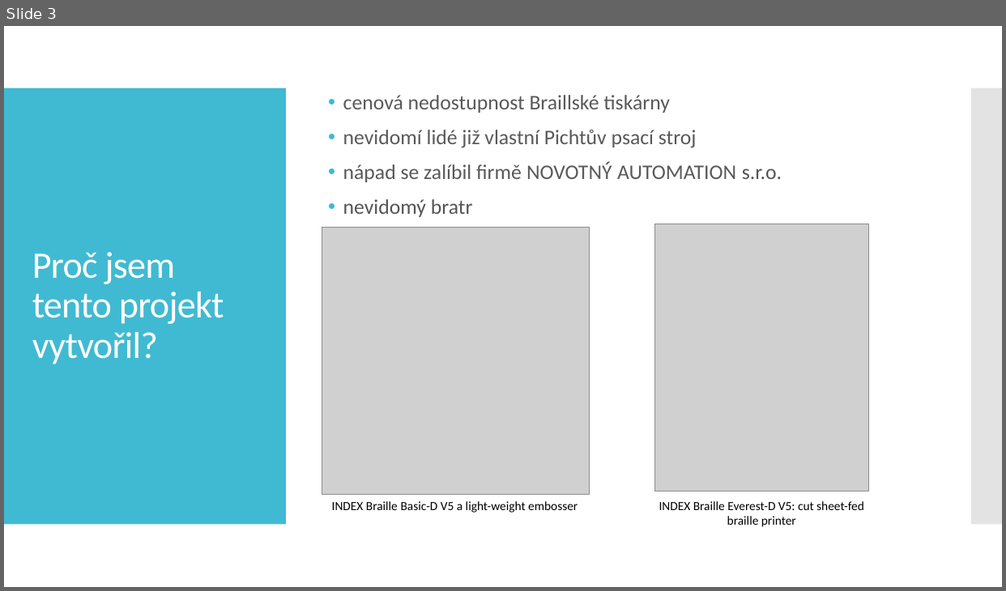
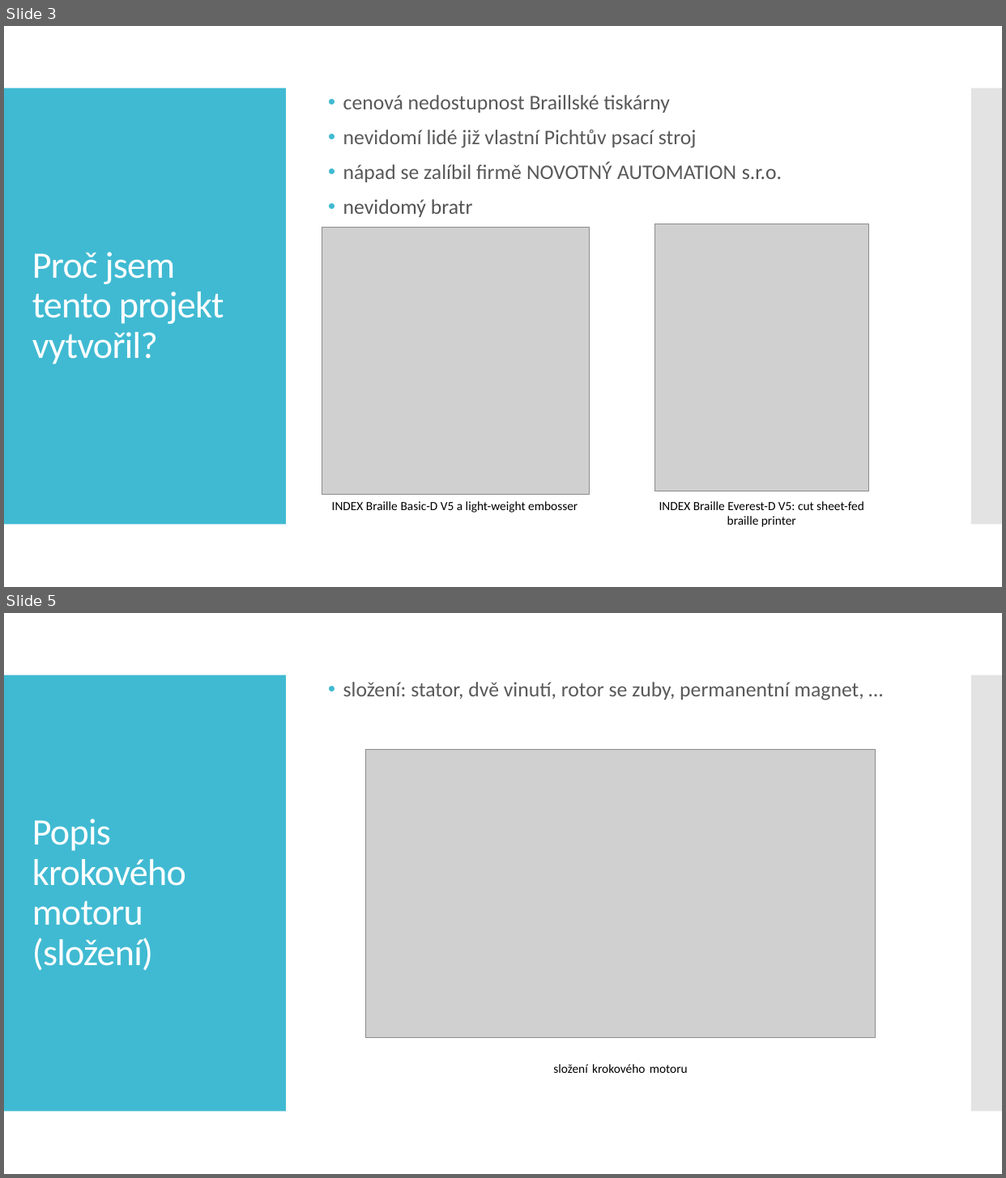
Before and after one commit to CallMeRZIBI/Braille_typwriter_printer, a slide deck: maturity_exam/MP2024-Michalenko-Jakub-E4C-Tiskárna_z_Braillova_psacího_stroje.pptx. Shown one above the other, each under a label of ours: slide 3 before the commit, slides 3 and 5 after it; the slides between them are not shown. The pictures are 1006x591 and 1006x1178 pixels, drawn with LibreOffice and Linux fonts; fonts in the diff are those of the drawing; grey boxes stand for pictures. Boxes give left, top, right and bottom in pixels: in the first picture for what was removed or moved away, otherwise in the second. Text is boxed around its words. In the diff, an @@ line names an element or a change of style, - is before the commit and + after.

```diff
--- a/maturity_exam/MP2024-Michalenko-Jakub-E4C-Tiskárna_z_Braillova_psacího_stroje.pptx
+++ b/maturity_exam/MP2024-Michalenko-Jakub-E4C-Tiskárna_z_Braillova_psacího_stroje.pptx
@@ slide 5 added at [4,613,1002,1174], background #FFFFFF; not listed: 2 template elements that a slide beside it also shows @@
@@ text added at [343,682,864,700], 20 pt, text #595959 @@
+• složení: stator, dvě vinutí, rotor se zuby, permanentní magnet, …
@@ picture added at [366,749,876,1038] @@
@@ title added at [32,819,186,970], 36 pt, text #FFFFFF @@
+Popis krokového motoru
+(složení)
@@ text added at [553,1064,688,1073], 12 pt, text #000000 @@
+složení krokového motoru
```
Also in this commit, not shown: 3 other slides added, 1 slide removed.
